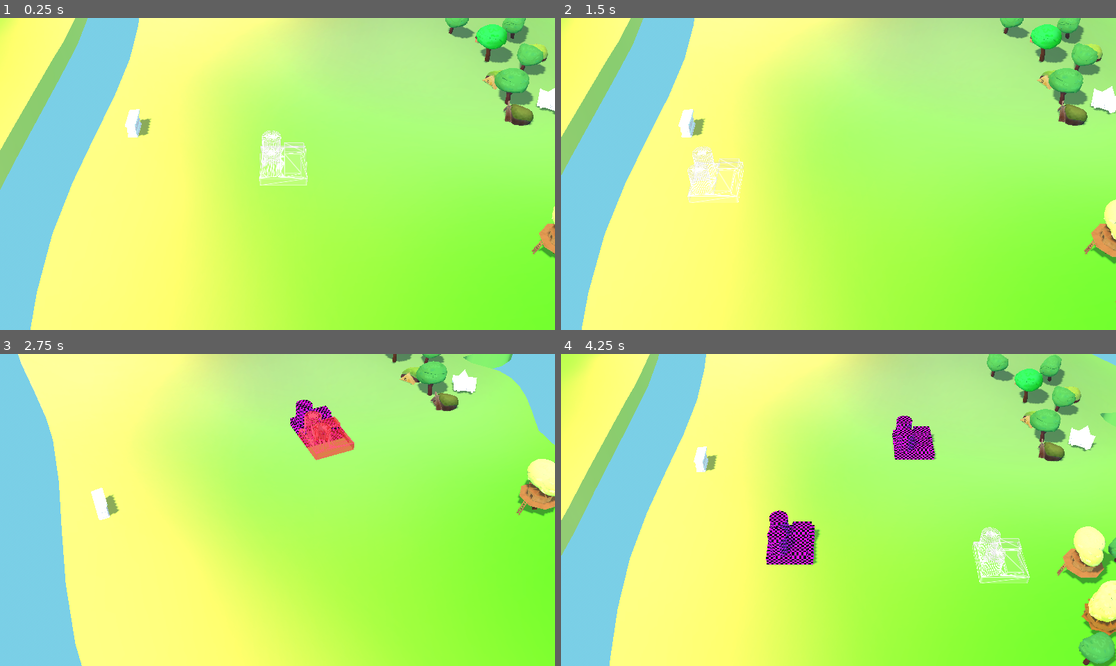
Above: before the commit, frames 1-4 (two rows, left to right).
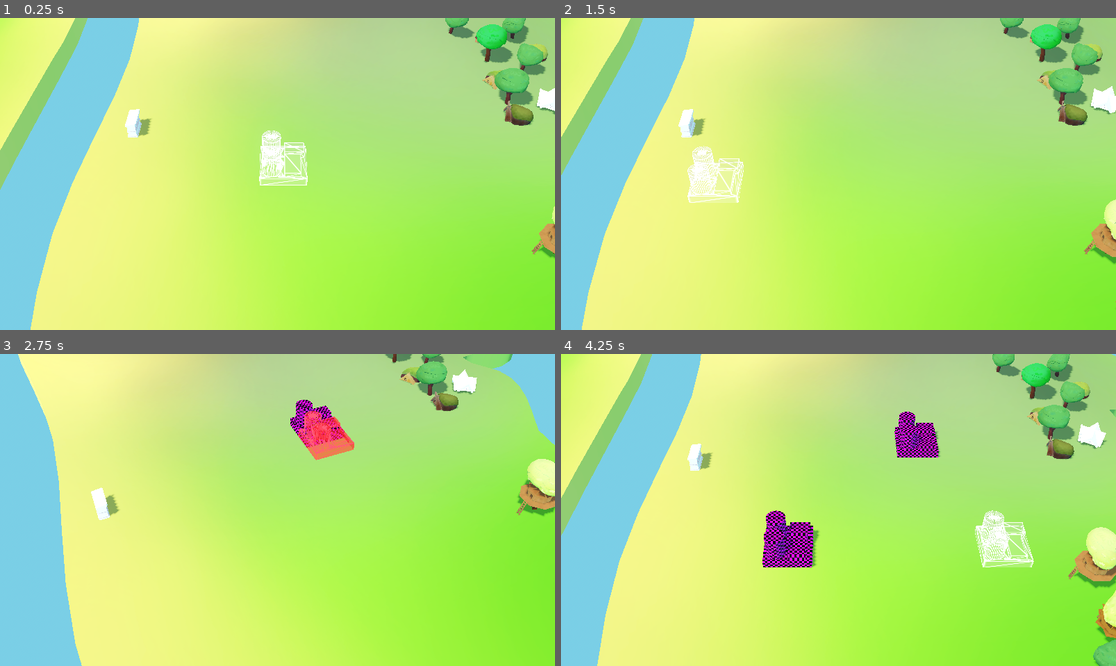
Above: after the commit, the same moments.

Repository: Baizard-13/Racoonomics
Game: Godot game, scene res://Location/location.tscn
Same seed, same stepped clock (60 frames per second), same inputs: the game is played once before the commit and once after it.
Inputs (mouse positions are in pixels of both pictures, inside the frame that each line leads up to):
- Up to frame 1 (0.25 s): no input
- Up to frame 2 (1.5 s): tap Enter at 0.5 s; move the mouse to (960, 158) at 0.52 s; tap A (a) at 0.6 s; tap D (d) at 0.8, 1.35 s; tap Space at 1.25 s; move the mouse to (727, 189) at 1.27 s
- Up to frame 3 (2.75 s): tap E (e) at 1.55, 2.1 s; tap Enter at 2 s; move the mouse to (333, 441) at 2.02 s; press the mouse at (333, 441) at 2.03 s
- Up to frame 4 (4.25 s): tap Space at 2.75 s; move the mouse to (810, 572) at 2.77 s; release the mouse at (810, 572) at 2.78 s; click (810, 572) at 2.85 s; tap Q (q) at 3.05, 3.6 s; tap Enter at 3.5 s; move the mouse to (1005, 556) at 3.52 s; tap S (s) at 3.8 s; tap Mouse wheel down (mouseScrollDown) at 4.15 s

The runs differ from the first frame. In frame 1, 21% of the frame differs, in the area x 0-100%, y 0-100%; in frame 2, 20%; in frame 3, 18%; in frame 4, 31%.

Commit message:
mouse look and building clearance

Diff:
--- a/Grid/scenes/building.tscn
+++ b/Grid/scenes/building.tscn
@@ -43,6 +43,7 @@
 
 [node name="Building" type="Node3D" unique_id=155364411]
 script = ExtResource("1_tblqq")
+clearance = null
 
 [node name="MeshBoundsVisualizer" type="MeshInstance3D" parent="." unique_id=1486330635]
 transform = Transform3D(10.01, 0, 0, 0, 1, 0, 0, 0, 10.01, 0, 0.5, 0)
--- a/Grid/scripts/building.gd
+++ b/Grid/scripts/building.gd
@@ -4,11 +4,11 @@
 
 @export var title := "Unnamed Building" # probably not great to duplicate these across both Building and BuildingDefinition, but i can't think of another way to avoid a circular dependency. if you can, please do
 
-## DEV NOTE add 2 to both dimensions if the building needs margins
 @export var dimensions := Vector2i.ONE:
 	set(value):
 		dimensions = value
 		_update_editor_vis()
+@export var clearance := 1
 @export var grid_size := 10.0 # for the sake of my sanity we will assume this is fixed
 @export var bound_vis_padding := 0.01
 @export var ports : Array[BuildingPort]
--- a/Grid/scripts/world_grid.gd
+++ b/Grid/scripts/world_grid.gd
@@ -6,6 +6,8 @@
 @export_category("Runtime state (don't edit)")
 @export var region_bounds : Array[Rect2i]
 @export var occupied_bounds : Array[Rect2i]
+@export var draw_grid := false
+#@export var draw_
 
 var valid_cells : Dictionary[Vector2i, bool]
 var occupied_cells : Dictionary[Vector2i, StringName]
@@ -51,6 +53,12 @@
 
 	return overlap_cells
 
+func get_overlap_with_clearance(rect: Rect2i, clearance: int) -> Array[Vector2i]:
+	return get_overlap(Rect2i(
+		rect.position - Vector2i(clearance, clearance),
+		rect.size + Vector2i(clearance * 2, clearance * 2)
+	))
+
 func get_building_at_cell(cell: Vector2i) -> StringName:
 	if occupied_cells.has(cell):
 		return occupied_cells[cell]
@@ -62,6 +70,9 @@
 		if !valid_cells.has(cell) or occupied_cells.has(cell):
 			return false
 
+	if get_overlap_with_clearance(Rect2i(building.origin_cell, building.dimensions), building.clearance).size() > 0:
+		return false
+
 	var building_rect = Rect2i(building.origin_cell, building.dimensions)
 	_occupy_rect(building_rect, building.title)
 	if building.get_parent() != self:
--- a/Location/cameralogic.gd
+++ b/Location/cameralogic.gd
@@ -6,7 +6,15 @@
 #@export var mi_max_scale: Vector2 = Vector2(2, 30) ## Мин/макс высота камеры
 @export var distance_bounds := Vector2(100, 400)
 @export var zoom_step: float = 25 # Сделал еще больше, чтобы зум чувствовался
+@export var pan_speed : float = 0.04
+
 @onready var camera: Camera3D = $Camera3D
+@onready var cam_target : float = camera.position.z
+
+var mouse_pan : Vector2
+
+func _process(delta: float) -> void:
+	camera.position.z = lerp(camera.position.z, cam_target, 10.0 * delta)
 
 func _physics_process(_delta: float) -> void:
 	var rot = Input.get_axis("e", "q")
@@ -18,6 +26,8 @@
 		speedmultiplier = 1.0
 
 	var input_dir = Input.get_vector("a", "d", "w", "s") * speed * speedmultiplier
+	input_dir += mouse_pan * pan_speed * camera.position.z
+	mouse_pan = Vector2.ZERO
 	var move_dir = Vector3(input_dir.x, 0, input_dir.y)
 
 	velocity = move_dir.rotated(Vector3.UP, rotation.y)
@@ -26,6 +36,9 @@
 
 func _input(event: InputEvent) -> void:
 	if event.is_action_pressed("mouseScrollDown"):
-		camera.position.z = clamp(camera.position.z + zoom_step, distance_bounds.x, distance_bounds.y)
+		cam_target = clamp(cam_target + zoom_step, distance_bounds.x, distance_bounds.y)
 	elif event.is_action_pressed("mouseScrollUp"):
-		camera.position.z = clamp(camera.position.z - zoom_step, distance_bounds.x, distance_bounds.y)
+		cam_target = clamp(cam_target - zoom_step, distance_bounds.x, distance_bounds.y)
+
+	if event is InputEventMouseMotion and Input.is_action_pressed("pan"):
+		mouse_pan -= event.relative
--- a/Location/location.tscn
+++ b/Location/location.tscn
@@ -32,6 +32,13 @@
 background_mode = 2
 sky = SubResource("Sky_tnktr")
 tonemap_mode = 2
+glow_enabled = true
+volumetric_fog_density = 0.0
+volumetric_fog_albedo = Color(0.85, 0.85, 0.85, 1)
+volumetric_fog_emission = Color(1, 1, 1, 1)
+volumetric_fog_emission_energy = 0.0
+volumetric_fog_length = 640.0
+volumetric_fog_ambient_inject = 0.2
 
 [sub_resource type="SphereShape3D" id="SphereShape3D_vju3g"]
 radius = 3.288
@@ -88,8 +95,8 @@
 size = Vector2i(5, 5)
 
 [node name="HareRegion" parent="WorldGrid" unique_id=388067982 instance=ExtResource("2_34a2q")]
-transform = Transform3D(1, 0, 0, 0, 1, 0, 0, 0, 1, 135, 0, 145)
-origin = Vector2i(12, 13)
+transform = Transform3D(1, 0, 0, 0, 1, 0, 0, 0, 1, 125, 0, 145)
+origin = Vector2i(11, 13)
 size = Vector2i(5, 5)
 
 [node name="FoxRegion" parent="WorldGrid" unique_id=1027696517 instance=ExtResource("2_34a2q")]
@@ -155,3 +162,5 @@
 [node name="CollisionShape3D" type="CollisionShape3D" parent="borders/walls4" unique_id=1993239243]
 shape = SubResource("BoxShape3D_u6sc3")
 debug_color = Color(0.9729523, 0, 0.44077253, 0.41960785)
+
+[node name="MeshInstance3D" type="MeshInstance3D" parent="." unique_id=416770268]
--- a/buildings/scenes/2x2_test_building.tscn
+++ b/buildings/scenes/2x2_test_building.tscn
@@ -28,6 +28,7 @@
 [node name="Building" unique_id=155364411 node_paths=PackedStringArray("meshes") instance=ExtResource("1_w2xy1")]
 title = "2x2 Placeholder"
 dimensions = Vector2i(2, 2)
+clearance = 1
 meshes = [NodePath("CSGBakedMeshInstance3D")]
 
 [node name="MeshBoundsVisualizer" parent="." index="0" unique_id=1486330635]
--- a/project.godot
+++ b/project.godot
@@ -88,6 +88,11 @@
 "events": [Object(InputEventMouseButton,"resource_local_to_scene":false,"resource_name":"","device":-1,"window_id":0,"a …(256 unchanged characters)…
 ]
 }
+pan={
+"deadzone": 0.2,
+"events": [Object(InputEventMouseButton,"resource_local_to_scene":false,"resource_name":"","device":-1,"window_id":0,"alt_pressed":false,"shift_pressed":false,"ctrl_pressed":false,"meta_pressed":false,"button_mask":4,"position":Vector2(319, 6),"global_position":Vector2(323, 44),"factor":1.0,"button_index":3,"canceled":false,"pressed":true,"double_click":false,"script":null)
+]
+}
 
 [physics]
 
--- a/scripts/build_mode_controller.gd
+++ b/scripts/build_mode_controller.gd
@@ -29,7 +29,7 @@
 
 		current_ghost.origin_cell = current_grid_pos
 
-		var is_valid := grid.get_overlap(Rect2i(current_ghost.origin_cell, current_building.dimensions)).is_empty()
+		var is_valid := grid.get_overlap_with_clearance(Rect2i(current_ghost.origin_cell, current_building.dimensions), current_building.clearance).is_empty()
 		current_ghost.set_override_property("is_valid", is_valid)
 
 func enter_build_mode(building_def: BuildingDefinition) -> void:
@@ -71,6 +71,8 @@
 
 	if !grid.try_place_building(placed_building):
 		placed_building.queue_free()
+	#else:
+		#exit_build_mode()
 
 func _input(event: InputEvent) -> void:
 	if !current_building or !current_ghost:
--- a/scripts/building_definition.gd
+++ b/scripts/building_definition.gd
@@ -6,6 +6,7 @@
 @export var shop_icon : Texture2D
 
 @export var dimensions := Vector2i.ONE
+@export var clearance := 1
 @export var ports : Array[BuildingPort]
 @export var building_scene : PackedScene
 
